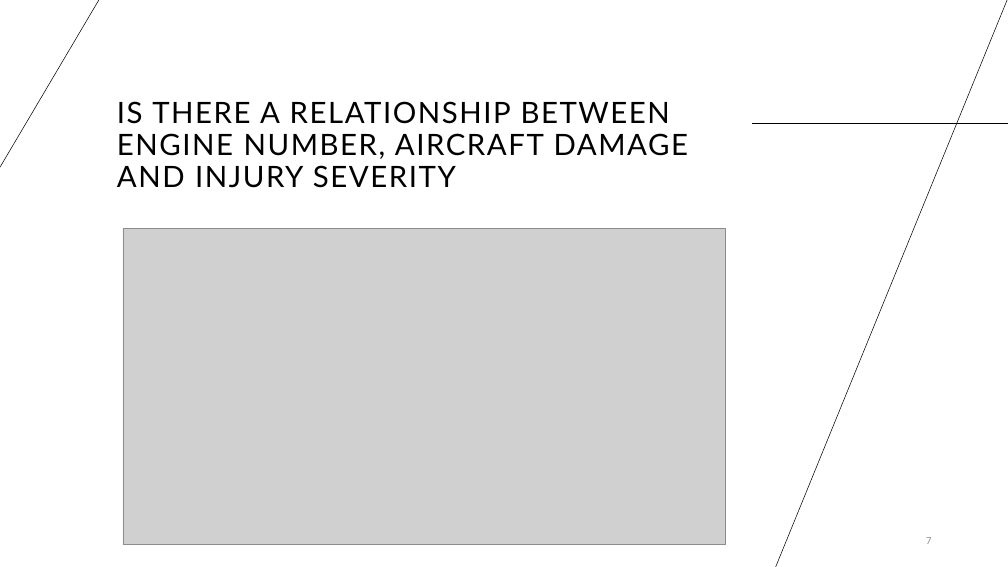
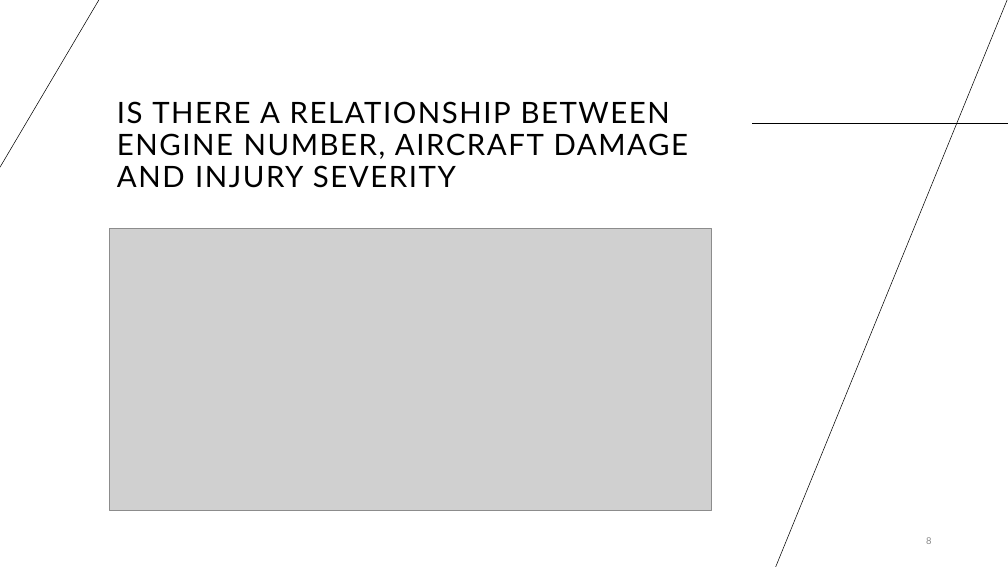
Before and after one commit to silam-art/dsc-phase-1-project-v3-Sila, a slide deck: slide 8 of Presentation.pptx (slide 7 before the commit). Drawn at 1008x567 pixels with LibreOffice and Linux fonts; fonts in the diff are those of the drawing; grey boxes stand for pictures. Boxes give left, top, right and bottom in pixels: in the first picture for what was removed or moved away, otherwise in the second. Text is boxed around its words. In the diff, an @@ line names an element or a change of style, - is before the commit and + after.

Commit message:
Added PDF presentation and images

```diff
--- a/Presentation.pptx
+++ b/Presentation.pptx
@@ picture: place and size @@
-picture at (123,228,726,544)
+picture at (110,228,712,510)
@@ page number at (926,537,931,544): text changed @@
-7
+8
```
Also in this commit, not shown: 3 other slides changed, 1 slide added, 1 slide removed, 1 other file.
